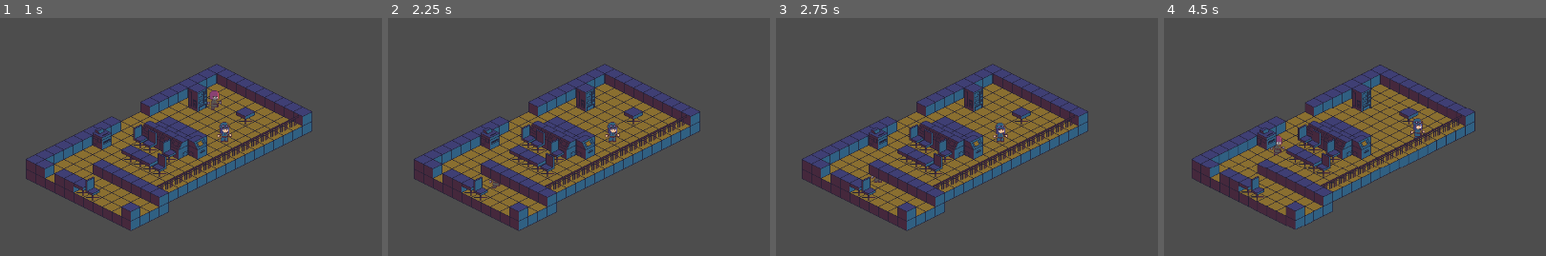
Above: before the commit, frames 1-4 (left to right).
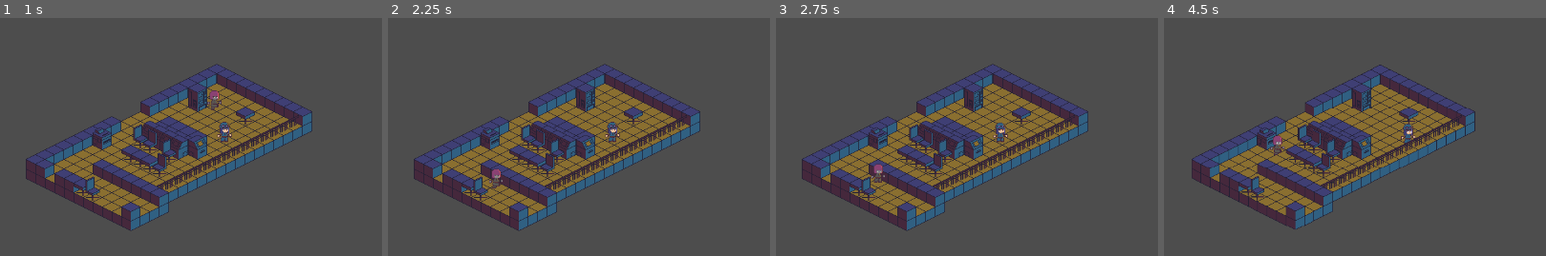
Above: after the commit, the same moments.

Repository: ShroomySquid/UnderPressureJam
Game: Godot game, scene res://Scenes/CoreScenes/start_screen.tscn
The game is run twice, just before and just after one commit, with the same random seed, the same clock (stepped at 60 frames per second) and the same inputs. The engine's default icon, where the game draws it, is replaced by a stand-in: a white triangle on a blue panel in a dark square.
Inputs (mouse positions are % of the whole screen's width and height, from its top left):
- Up to frame 1 (1 s): click "Start" at 0.5 s
- Up to frame 2 (2.25 s): click "Pause" at 1.25 s; click "Retry" at 2 s
- Up to frame 3 (2.75 s): no input
- Up to frame 4 (4.5 s): move the mouse to (72, 45) at 2.77 s; hold D (right) 2.78-3.53 s; click (72, 45) at 2.85 s; move the mouse to (30, 55) at 3.52 s; hold S (down) 3.53-4.28 s; tap Mouse wheel down (scroll_down) at 3.6 s; tap Enter at 4.25 s; move the mouse to (60, 28) at 4.27 s; hold D (right) from 4.28 s (still down); tap Mouse wheel up (scroll_up) at 4.35 s
The pictures show only the part of the screen within x 27-77%, y 25-75%; the shares and areas given below are measured in that part.

Frame 1 is identical in both runs. In frame 2, 0.1% of the frame differs, in the area x 27-30%, y 63-70%; in frame 3, 0.1%; in frame 4, 0.4%, in the area x 27-69%, y 42-55%.

Commit message:
zombie y sorting works, zombie attack works

Diff:
--- a/Scenes/CoreScenes/game.tscn
+++ b/Scenes/CoreScenes/game.tscn
@@ -65,6 +65,7 @@
 offset_bottom = -105.0
 
 [node name="ZombieContainer" type="Node2D" parent="."]
+y_sort_enabled = true
 
 [node name="Level1" parent="." instance=ExtResource("5_87bru")]
 
--- a/Scenes/PhysicsScenes/zombie.tscn
+++ b/Scenes/PhysicsScenes/zombie.tscn
@@ -1,14 +1,22 @@
-[gd_scene load_steps=11 format=3 uid="uid://6g7k060vtbeu"]
+[gd_scene load_steps=17 format=3 uid="uid://6g7k060vtbeu"]
 
 [ext_resource type="Script" path="res://Scripts/zombie.gd" id="1_0sx26"]
 [ext_resource type="Texture2D" uid="uid://rbq4hvtpyhnt" path="res://Images/zombie_dot.png" id="1_f44bm"]
-[ext_resource type="Texture2D" uid="uid://dhddbptx2017g" path="res://Art Assets/Tile sheet ver 3 door fixed and Charac sheet 2/Charac sheet ver 2 - Copy.png" id="3_q51h7"]
+[ext_resource type="Texture2D" uid="uid://bk5ewcxty1nxn" path="res://Art Assets/Tile sheet ver 3 door fixed and Charac sheet 2/Charac sheet ver 2 - Copy.png" id="3_q51h7"]
 
 [sub_resource type="CapsuleShape2D" id="CapsuleShape2D_geawb"]
 height = 187.5
 
 [sub_resource type="CircleShape2D" id="CircleShape2D_ndvn0"]
 radius = 260.094
+
+[sub_resource type="AtlasTexture" id="AtlasTexture_x7h7n"]
+atlas = ExtResource("3_q51h7")
+region = Rect2(512, 192, 32, 48)
+
+[sub_resource type="AtlasTexture" id="AtlasTexture_i8qle"]
+atlas = ExtResource("3_q51h7")
+region = Rect2(512, 240, 32, 48)
 
 [sub_resource type="AtlasTexture" id="AtlasTexture_qt2ju"]
 atlas = ExtResource("3_q51h7")
@@ -30,6 +38,17 @@
 animations = [{
 "frames": [{
 "duration": 1.0,
+"texture": SubResource("AtlasTexture_x7h7n")
+}, {
+"duration": 1.0,
+"texture": SubResource("AtlasTexture_i8qle")
+}],
+"loop": true,
+"name": &"attack",
+"speed": 2.0
+}, {
+"frames": [{
+"duration": 1.0,
 "texture": SubResource("AtlasTexture_qt2ju")
 }, {
 "duration": 1.0,
@@ -44,6 +63,35 @@
 "loop": true,
 "name": &"walk",
 "speed": 2.0
+}]
+
+[sub_resource type="AtlasTexture" id="AtlasTexture_2dsfm"]
+atlas = ExtResource("3_q51h7")
+region = Rect2(512, 96, 32, 48)
+
+[sub_resource type="AtlasTexture" id="AtlasTexture_y26yv"]
+atlas = ExtResource("3_q51h7")
+region = Rect2(544, 96, 32, 48)
+
+[sub_resource type="AtlasTexture" id="AtlasTexture_73oeo"]
+atlas = ExtResource("3_q51h7")
+region = Rect2(544, 144, 32, 48)
+
+[sub_resource type="SpriteFrames" id="SpriteFrames_8lsun"]
+animations = [{
+"frames": [{
+"duration": 1.0,
+"texture": SubResource("AtlasTexture_2dsfm")
+}, {
+"duration": 1.0,
+"texture": SubResource("AtlasTexture_y26yv")
+}, {
+"duration": 1.0,
+"texture": SubResource("AtlasTexture_73oeo")
+}],
+"loop": true,
+"name": &"attack",
+"speed": 4.0
 }]
 
 [node name="Zombie" type="CharacterBody2D"]
@@ -77,8 +125,14 @@
 [node name="ZombieAnimation" type="AnimatedSprite2D" parent="."]
 position = Vector2(0, -25)
 sprite_frames = SubResource("SpriteFrames_rwlaw")
-animation = &"walk"
+animation = &"attack"
+
+[node name="FistAnimation" type="AnimatedSprite2D" parent="."]
+position = Vector2(24, -15)
+sprite_frames = SubResource("SpriteFrames_8lsun")
+animation = &"attack"
 
 [node name="AnimationPlayer" type="AnimationPlayer" parent="."]
 
+[connection signal="body_entered" from="Area2D" to="." method="_on_area_2d_body_entered"]
 [connection signal="body_exited" from="Area2D" to="." method="_on_area_2d_body_exited"]
--- a/Scenes/Player/player.gd
+++ b/Scenes/Player/player.gd
@@ -3,11 +3,11 @@
 @onready var dude = "player"
 @onready var animations = $PlayerAnimation
 @onready var fist_animations = $FistAnimation
-@onready var health = 5
+@onready var health = 10
 @onready var attack_ray = $AttackRay
 @onready var is_attacking = false
 
-const SPEED = 7500.0
+const SPEED = 5000.0
 
 signal dead_player
 
--- a/Scenes/Player/player.tscn
+++ b/Scenes/Player/player.tscn
@@ -25,13 +25,21 @@
 atlas = ExtResource("4_4er0c")
 region = Rect2(0, 240, 32, 48)
 
-[sub_resource type="AtlasTexture" id="AtlasTexture_vgitg"]
+[sub_resource type="AtlasTexture" id="AtlasTexture_6g15g"]
+atlas = ExtResource("4_4er0c")
+region = Rect2(64, 144, 32, 48)
+
+[sub_resource type="AtlasTexture" id="AtlasTexture_ff640"]
+atlas = ExtResource("4_4er0c")
+region = Rect2(64, 96, 32, 48)
+
+[sub_resource type="AtlasTexture" id="AtlasTexture_gp65g"]
+atlas = ExtResource("4_4er0c")
+region = Rect2(64, 48, 32, 48)
+
+[sub_resource type="AtlasTexture" id="AtlasTexture_1icih"]
 atlas = ExtResource("4_4er0c")
 region = Rect2(64, 0, 32, 48)
-
-[sub_resource type="AtlasTexture" id="AtlasTexture_2aubi"]
-atlas = ExtResource("4_4er0c")
-region = Rect2(64, 48, 32, 48)
 
 [sub_resource type="SpriteFrames" id="SpriteFrames_ddmui"]
 animations = [{
@@ -59,14 +67,20 @@
 }, {
 "frames": [{
 "duration": 1.0,
-"texture": SubResource("AtlasTexture_vgitg")
+"texture": SubResource("AtlasTexture_6g15g")
 }, {
 "duration": 1.0,
-"texture": SubResource("AtlasTexture_2aubi")
+"texture": SubResource("AtlasTexture_ff640")
+}, {
+"duration": 1.0,
+"texture": SubResource("AtlasTexture_gp65g")
+}, {
+"duration": 1.0,
+"texture": SubResource("AtlasTexture_1icih")
 }],
 "loop": true,
 "name": &"run",
-"speed": 2.0
+"speed": 4.0
 }]
 
 [sub_resource type="AtlasTexture" id="AtlasTexture_carxc"]
@@ -126,7 +140,7 @@
 y_sort_enabled = true
 position = Vector2(1, -24)
 sprite_frames = SubResource("SpriteFrames_ddmui")
-animation = &"Idle"
+animation = &"run"
 
 [node name="FistAnimation" type="AnimatedSprite2D" parent="."]
 position = Vector2(1, -25)
--- a/Scripts/zombie.gd
+++ b/Scripts/zombie.gd
@@ -15,6 +15,8 @@
 @onready var health = 1
 @onready var animation = $ZombieAnimation
 @onready var is_attacking = false
+@onready var player = null
+@onready var fist_animation = $FistAnimation
 
 var SPEED = 1800.0
 var direction
@@ -22,13 +24,13 @@
 signal zombie_death
 
 func _ready():
+	fist_animation.hide()
 	set_route()
 
 func _process(delta):
 	if (is_attacking):
 		return
 	animation.play("walk")
-	var player
 	var collide
 	var remain = position - nav_agent.target_position
 	if (abs(remain.x) + abs(remain.y) < 2 && !is_chasing):
@@ -36,7 +38,6 @@
 	for rays in ray_container.get_children():
 		collide = rays.get_collider()
 		if collide != null && collide is CharacterBody2D && collide.dude == "player":
-			player = collide
 			is_chasing = true
 			SPEED = 3500.0
 			nav_agent.target_position = collide.global_position
@@ -45,7 +46,12 @@
 	_generate_rays(direction)
 	if (abs(remain.x) < 32 && abs(remain.y) < 32 && is_chasing):
 		is_attacking = true
-		await get_tree().create_timer(1).timeout
+		animation.play("attack")
+		fist_animation.show()
+		fist_animation.play("attack")
+		await get_tree().create_timer(1.5).timeout
+		fist_animation.hide()
+		player.get_hit()
 		is_attacking = false
 	velocity = direction * SPEED * delta
 	move_and_slide()
@@ -107,7 +113,7 @@
 	going_back = !going_back
 
 func _on_area_2d_body_exited(body):
-	if dude in body && body.type == "player":
+	if body is CharacterBody2D && body.dude == "player":
 		is_chasing = false
 
 func get_hit():
@@ -120,3 +126,8 @@
 		await get_tree().create_timer(0.1).timeout
 		zombie_sprite.show()
 		await get_tree().create_timer(0.1).timeout
+
+
+func _on_area_2d_body_entered(body):
+	if body is CharacterBody2D && body.dude == "player":
+		player = body
Not shown: 1 places in Scenes/Map/test_map.tscn that only renumber resources
Not shown: 1 places in Scenes/Player/player.tscn that only renumber resources
